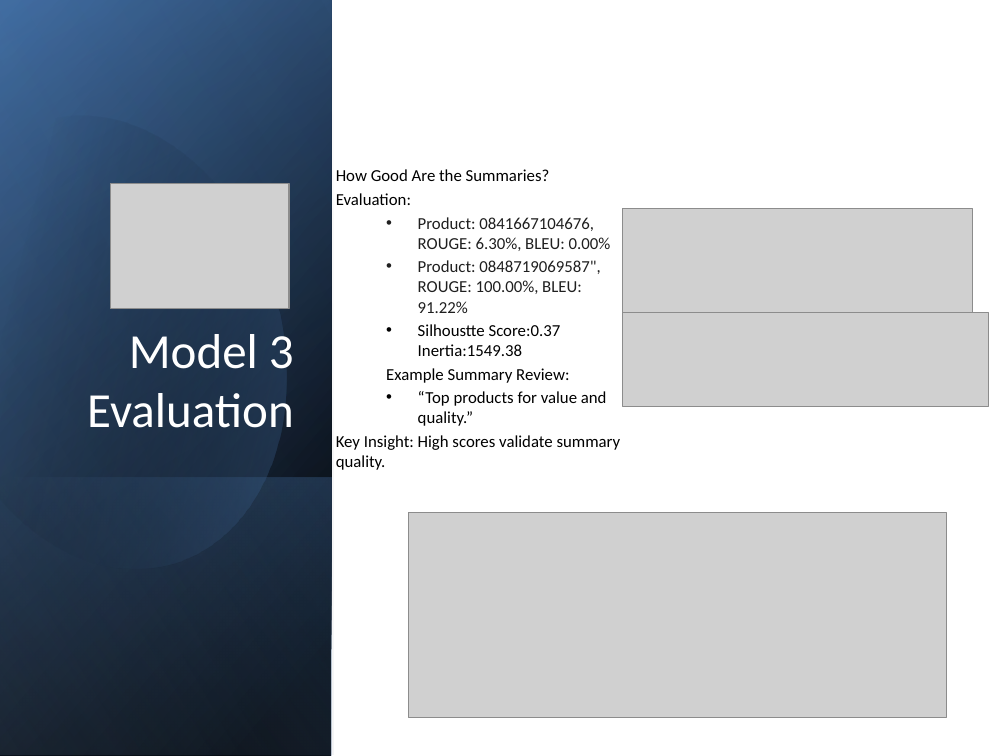
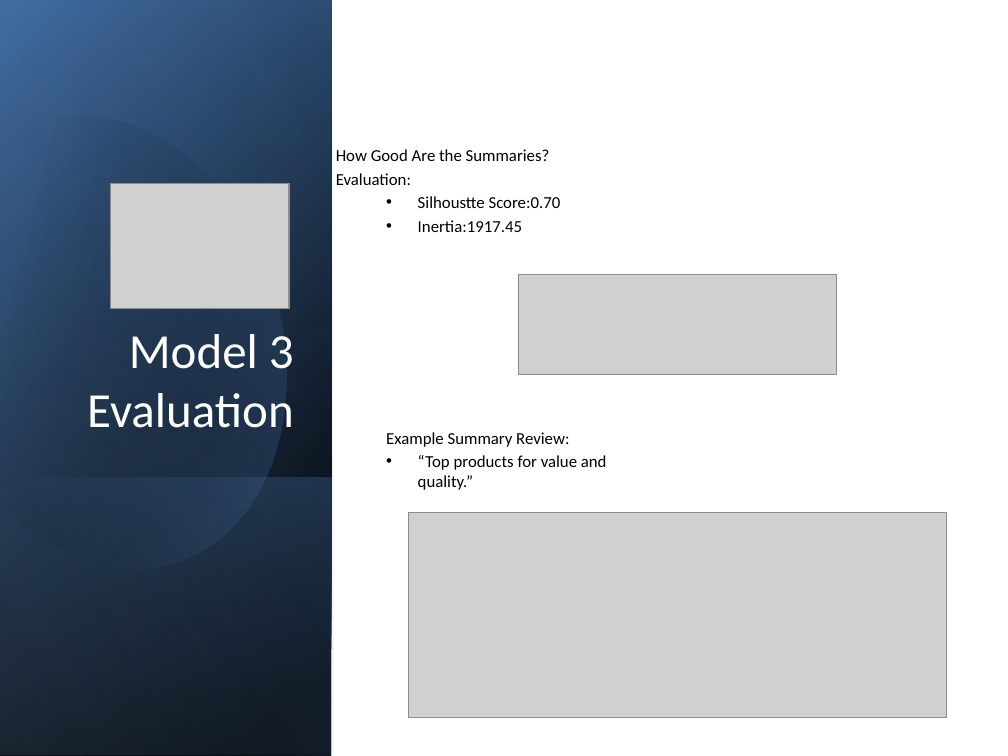
Before and after one commit to mehakhafeez/NLPprojectweek6, a slide deck: slide 13 of NLPProject3.pptx (slide 14 before the commit). Drawn at 1008x756 pixels with LibreOffice and Linux fonts; fonts in the diff are those of the drawing; grey boxes stand for pictures. Boxes give left, top, right and bottom in pixels: in the first picture for what was removed or moved away, otherwise in the second. Text is boxed around its words. In the diff, an @@ line names an element or a change of style, - is before the commit and + after.

```diff
--- a/NLPProject3.pptx
+++ b/NLPProject3.pptx
@@ text at (x1=418, y1=196, x2=561, y2=232): text changed; text colour #1F1F1F to #000000 @@
-  • Product: 0841667104676, ROUGE: 6.30%, BLEU: 0.00%
-  • Product: 0848719069587", ROUGE: 100.00%, BLEU: 91.22%
-  • Silhoustte Score:0.37 Inertia:1549.38
+  • Silhoustte Score:0.70
+  • Inertia:1917.45
@@ picture removed at (x1=623, y1=209, x2=973, y2=313) @@
@@ picture added at (x1=518, y1=275, x2=837, y2=375) @@
@@ picture removed at (x1=623, y1=312, x2=989, y2=406) @@
@@ text at (x1=336, y1=435, x2=621, y2=470): paragraph removed @@
-Key Insight: High scores validate summary quality.
```
Also in this commit, not shown: 3 other slides changed, 1 slide added, 2 slides removed, 3 other files.
